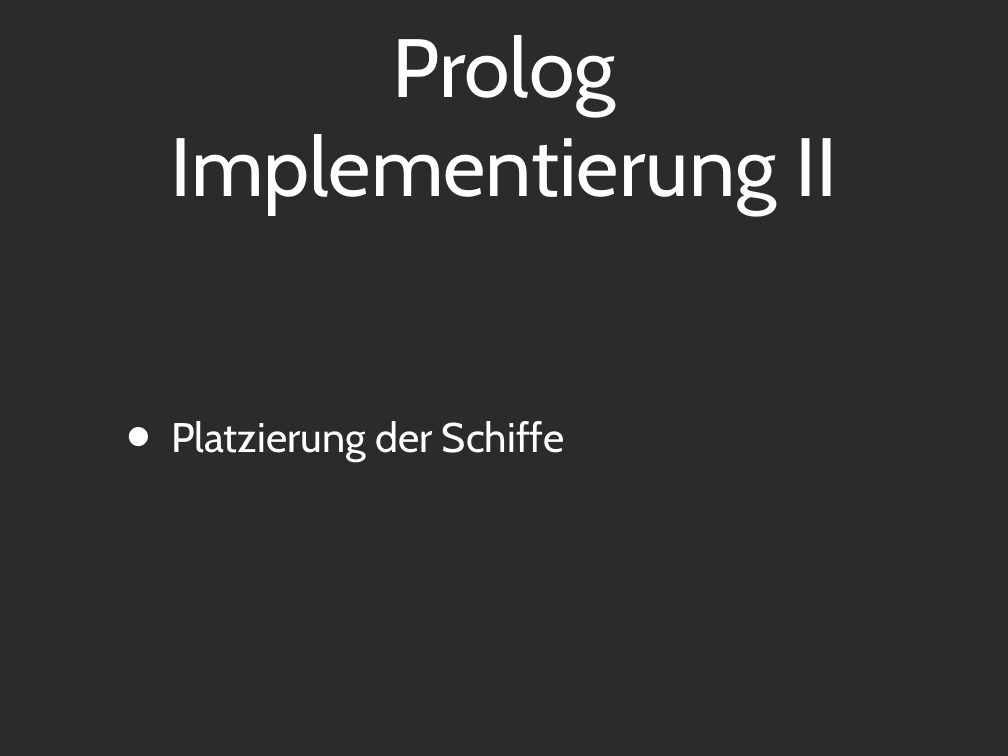
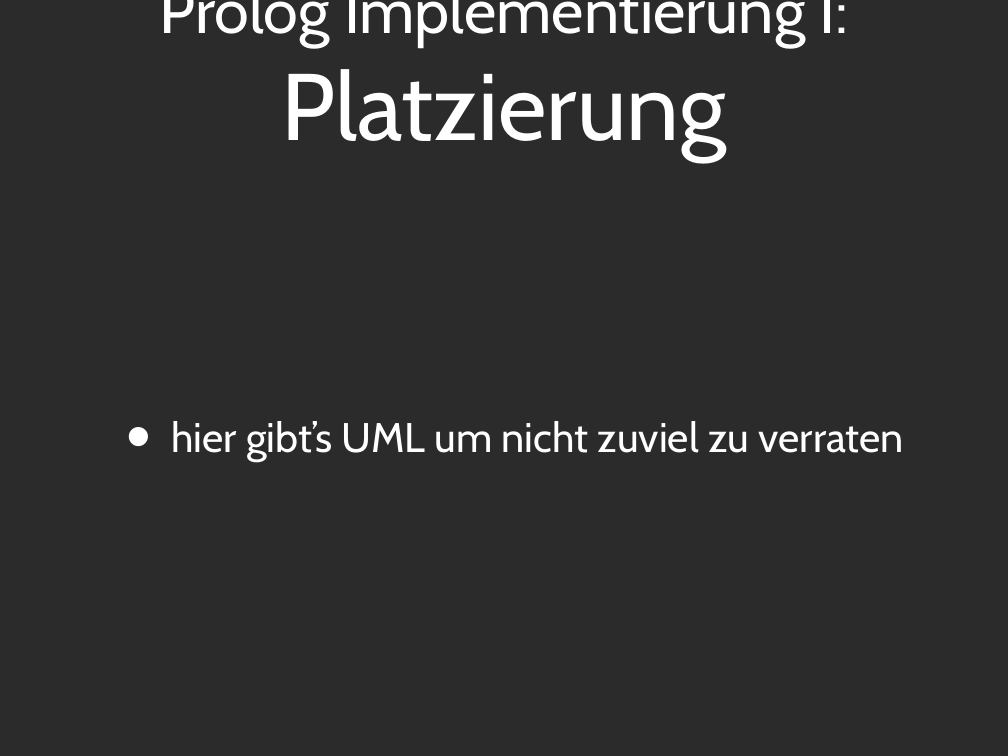
Before and after one commit to Tsopic/ai-battleship, a slide deck: slide 6 of Präsentation/Presentation_PPT.ppt. Drawn at 1008x756 pixels with LibreOffice and Linux fonts; fonts in the diff are those of the drawing; background and template pictures are left out; a plain dark background stands for a picture behind light text. Boxes give left, top, right and bottom in pixels: in the first picture for what was removed or moved away, otherwise in the second. Text is boxed around its words. In the diff, an @@ line names an element or a change of style, - is before the commit and + after.

```diff
--- a/Präsentation/Presentation_PPT.ppt
+++ b/Präsentation/Presentation_PPT.ppt
@@ title at box(160, 0, 849, 161): text changed; size 84 to 64 pt @@
-Prolog Implementierung II
+Prolog Implementierung I:
+Platzierung
@@ text at box(171, 421, 904, 462): text changed @@
-• Platzierung der Schiffe
+• hier gibt’s UML um nicht zuviel zu verraten
```
Also in this commit, not shown: 2 other slides changed, 2 slides added, 2 slides removed, 2 other files.
